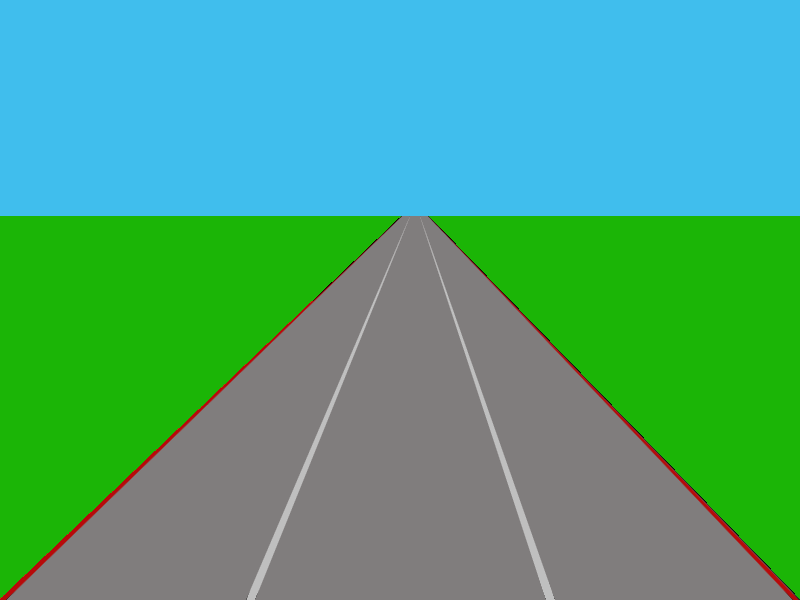
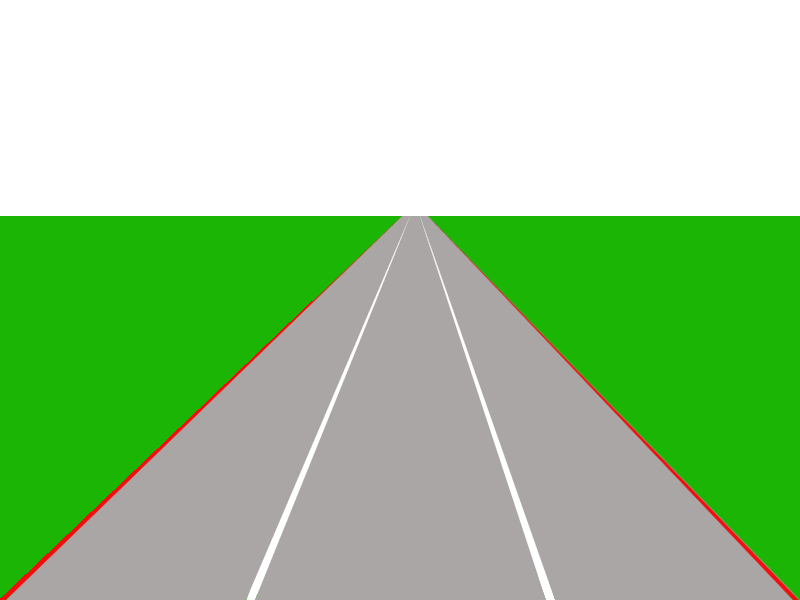
Layers edited between the first and the second (800, 600) image:
hid "Lager #2" over [0, 0, 800, 216]
hid "Bakgrund-kopia" over [0, 216, 800, 600]
hid "Lager" over [0, 216, 800, 600]
showed "Bakgrund" over [0, 216, 800, 600]
painted on "Lager #1" over [0, 0, 800, 216]
